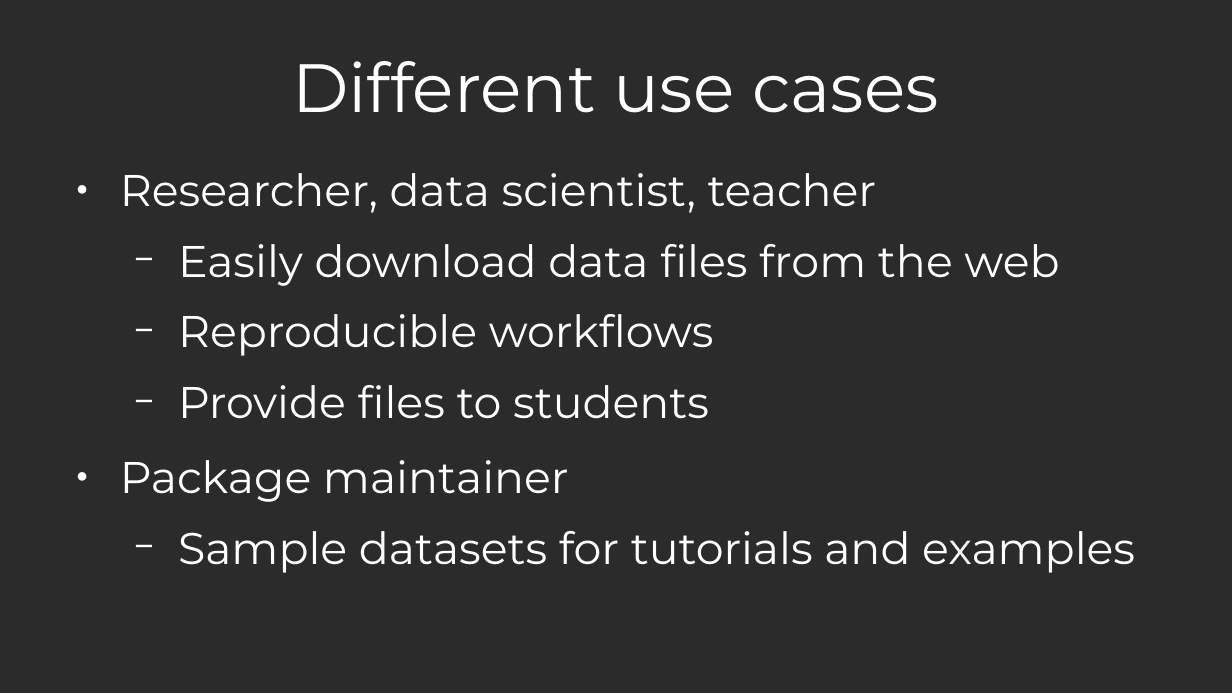
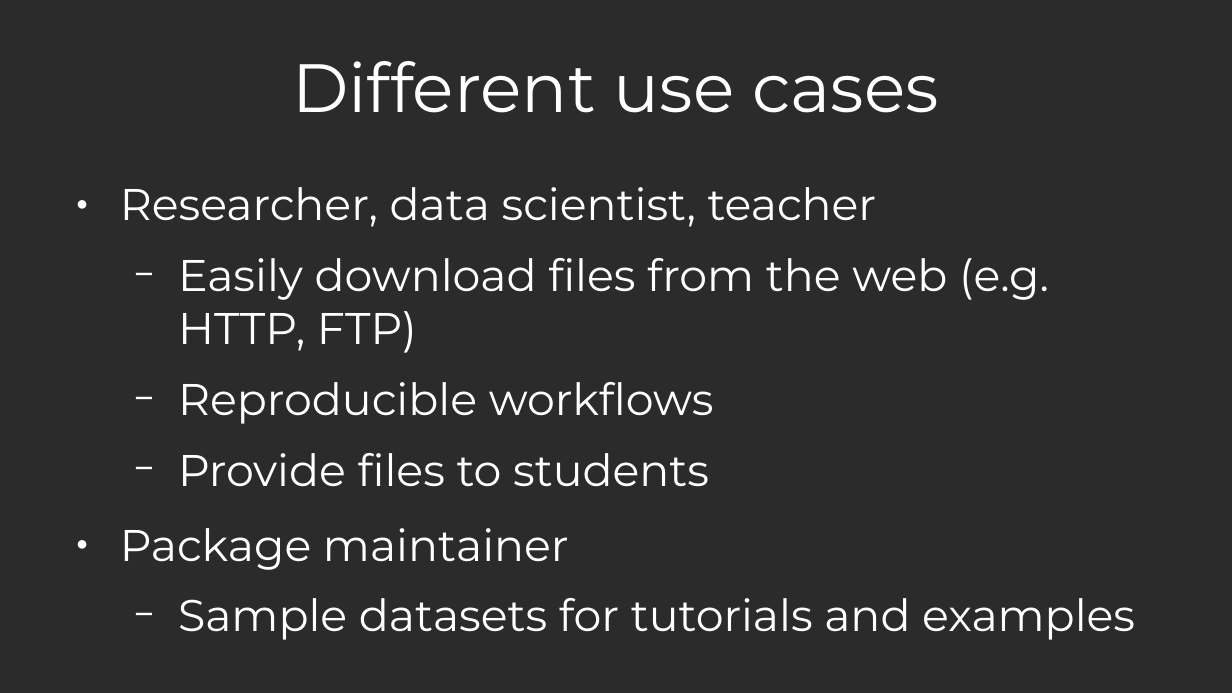
Before and after one commit to santisoler/scipy2024-pooch, a slide deck: slide 4 of slides/slides.odp (slide 3 before the commit). Drawn at 1232x693 pixels with LibreOffice and Linux fonts; fonts in the diff are those of the drawing; background and template pictures are left out; a plain dark background stands for a picture behind light text. Boxes give left, top, right and bottom in pixels: in the first picture for what was removed or moved away, otherwise in the second. Text is boxed around its words. In the diff, an @@ line names an element or a change of style, - is before the commit and + after.

```diff
--- a/slides/slides.odp
+++ b/slides/slides.odp
@@ text "Researcher, data scientist, teacher": place and size @@
-text "Researcher, data scientist, teacher" at box(120, 173, 1135, 573)
+text "Researcher, data scientist, teacher" at box(120, 187, 1135, 640)
@@ text at box(178, 258, 1049, 353): text changed @@
-  − Easily download data files from the web
+  − Easily download files from the web (e.g. HTTP, FTP)
```
Also in this commit, not shown: 3 other slides changed, 1 slide added, 1 other file.
